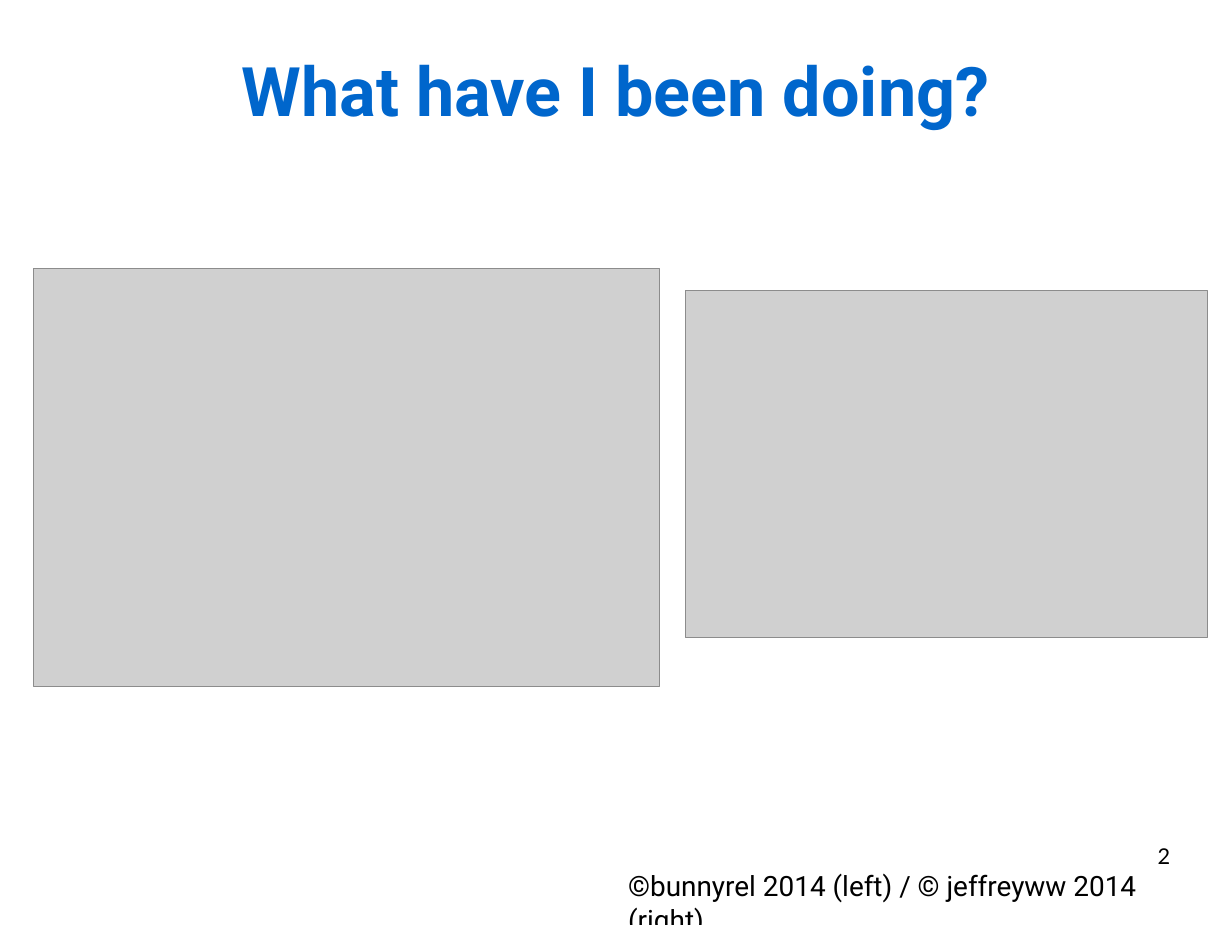
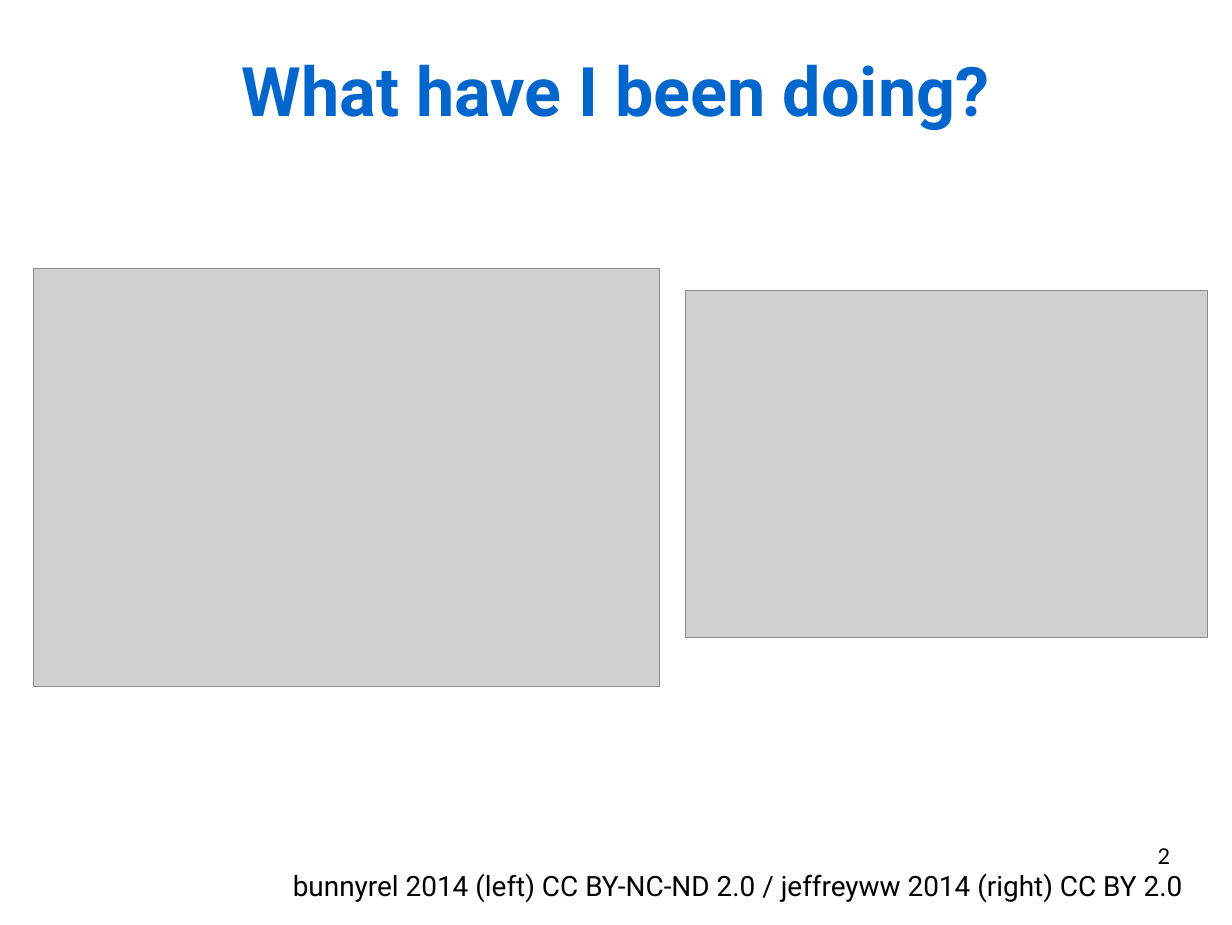
Before and after one commit to Rekyt/lynchlabpresentation2014, a slide deck: slide 2 of LabMeetingPresentation.odp. Drawn at 1232x925 pixels with LibreOffice and Linux fonts; fonts in the diff are those of the drawing; grey boxes stand for pictures. Boxes give left, top, right and bottom in pixels: in the first picture for what was removed or moved away, otherwise in the second. Text is boxed around its words. In the diff, an @@ line names an element or a change of style, - is before the commit and + after.

```diff
--- a/LabMeetingPresentation.odp
+++ b/LabMeetingPresentation.odp
@@ text at <box>293,873,1183,902</box>: text changed @@
-©bunnyrel 2014 (left) / © jeffreyww 2014 (right)
+bunnyrel 2014 (left) CC BY-NC-ND 2.0 / jeffreyww 2014 (right) CC BY 2.0
```
Also in this commit, not shown: 3 other slides changed.
